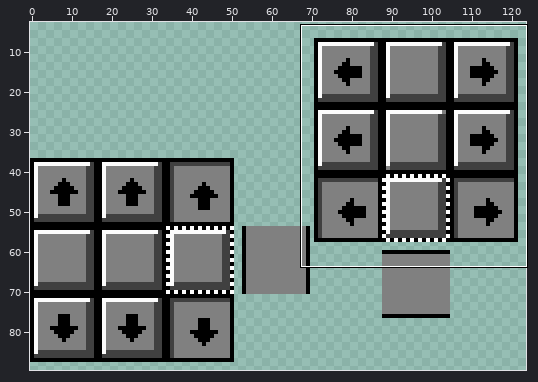
Sprite sheet, stored at images/window/scrollbars.png. The picture above shows the old version from afar; the outline marks the close-up.
Close-up. As it was:
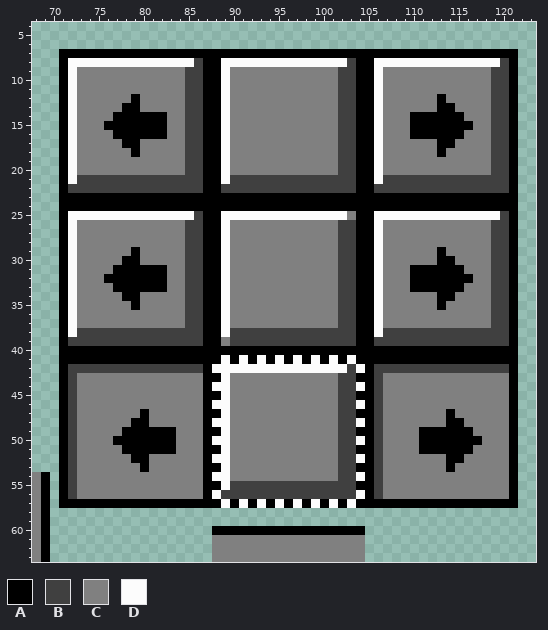
The file is 124x90 pixels. Shown: x 68..123, y 4..63. The wide view leaves out empty margins. The commit also changed other parts of the picture, which this record leaves out.
Palette (. is transparent): A #000000  B #404040  C #808080  D #fcfcfc
Pixels before (only the part around the change), first column x 68:
 4 ........................................................
 5 ........................................................
 6 ........................................................
 7 ...AAAAAAAAAAAAAAAAAAAAAAAAAAAAAAAAAAAAAAAAAAAAAAAAAAA..
 8 ...ADDDDDDDDDDDDDDBAADDDDDDDDDDDDDDBAADDDDDDDDDDDDDDBA..
 9 ...ADCCCCCCCCCCCCBBAADCCCCCCCCCCCCBBAADCCCCCCCCCCCCBBA..
10 ...ADCCCCCCCCCCCCBBAADCCCCCCCCCCCCBBAADCCCCCCCCCCCCBBA..
11 ...ADCCCCCCCCCCCCBBAADCCCCCCCCCCCCBBAADCCCCCCCCCCCCBBA..
12 ...ADCCCCCCACCCCCBBAADCCCCCCCCCCCCBBAADCCCCCCACCCCCBBA..
13 ...ADCCCCCAACCCCCBBAADCCCCCCCCCCCCBBAADCCCCCCAACCCCBBA..
14 ...ADCCCCAAAAAACCBBAADCCCCCCCCCCCCBBAADCCCAAAAAACCCBBA..
15 ...ADCCCAAAAAAACCBBAADCCCCCCCCCCCCBBAADCCCAAAAAAACCBBA..
16 ...ADCCCCAAAAAACCBBAADCCCCCCCCCCCCBBAADCCCAAAAAACCCBBA..
17 ...ADCCCCCAACCCCCBBAADCCCCCCCCCCCCBBAADCCCCCCAACCCCBBA..
18 ...ADCCCCCCACCCCCBBAADCCCCCCCCCCCCBBAADCCCCCCACCCCCBBA..
19 ...ADCCCCCCCCCCCCBBAADCCCCCCCCCCCCBBAADCCCCCCCCCCCCBBA..
20 ...ADCCCCCCCCCCCCBBAADCCCCCCCCCCCCBBAADCCCCCCCCCCCCBBA..
21 ...ADBBBBBBBBBBBBBBAADBBBBBBBBBBBBBBAADBBBBBBBBBBBBBBA..
22 ...ABBBBBBBBBBBBBBBAABBBBBBBBBBBBBBBAABBBBBBBBBBBBBBBA..
23 ...AAAAAAAAAAAAAAAAAAAAAAAAAAAAAAAAAAAAAAAAAAAAAAAAAAA..
24 ...AAAAAAAAAAAAAAAAAAAAAAAAAAAAAAAAAAAAAAAAAAAAAAAAAAA..
25 ...ADDDDDDDDDDDDDDBAADDDDDDDDDDDDDDCAADDDDDDDDDDDDDDBA..
26 ...ADCCCCCCCCCCCCBBAADCCCCCCCCCCCCBBAADCCCCCCCCCCCCBBA..
27 ...ADCCCCCCCCCCCCBBAADCCCCCCCCCCCCBBAADCCCCCCCCCCCCBBA..
28 ...ADCCCCCCCCCCCCBBAADCCCCCCCCCCCCBBAADCCCCCCCCCCCCBBA..
29 ...ADCCCCCCACCCCCBBAADCCCCCCCCCCCCBBAADCCCCCCACCCCCBBA..
30 ...ADCCCCCAACCCCCBBAADCCCCCCCCCCCCBBAADCCCCCCAACCCCBBA..
31 ...ADCCCCAAAAAACCBBAADCCCCCCCCCCCCBBAADCCCAAAAAACCCBBA..
32 ...ADCCCAAAAAAACCBBAADCCCCCCCCCCCCBBAADCCCAAAAAAACCBBA..
33 ...ADCCCCAAAAAACCBBAADCCCCCCCCCCCCBBAADCCCAAAAAACCCBBA..
34 ...ADCCCCCAACCCCCBBAADCCCCCCCCCCCCBBAADCCCCCCAACCCCBBA..
35 ...ADCCCCCCACCCCCBBAADCCCCCCCCCCCCBBAADCCCCCCACCCCCBBA..
36 ...ADCCCCCCCCCCCCBBAADCCCCCCCCCCCCBBAADCCCCCCCCCCCCBBA..
37 ...ADCCCCCCCCCCCCBBAADCCCCCCCCCCCCBBAADCCCCCCCCCCCCBBA..
38 ...ADBBBBBBBBBBBBBBAADBBBBBBBBBBBBBBAADBBBBBBBBBBBBBBA..
39 ...ABBBBBBBBBBBBBBBAACBBBBBBBBBBBBBBAABBBBBBBBBBBBBBBA..
40 ...AAAAAAAAAAAAAAAAAAAAAAAAAAAAAAAAAAAAAAAAAAAAAAAAAAA..
41 ...AAAAAAAAAAAAAAAAAADADADADADADADADAAAAAAAAAAAAAAAAAA..
42 ...ABBBBBBBBBBBBBBBADDDDDDDDDDDDDDDBDABBBBBBBBBBBBBBBA..
43 ...ABCCCCCCCCCCCCCCAADCCCCCCCCCCCCBBAABCCCCCCCCCCCCCCA..
44 ...ABCCCCCCCCCCCCCCADDCCCCCCCCCCCCBBDABCCCCCCCCCCCCCCA..
45 ...ABCCCCCCCCCCCCCCAADCCCCCCCCCCCCBBAABCCCCCCCCCCCCCCA..
46 ...ABCCCCCCCCCCCCCCADDCCCCCCCCCCCCBBDABCCCCCCCCCCCCCCA..
47 ...ABCCCCCCCACCCCCCAADCCCCCCCCCCCCBBAABCCCCCCCACCCCCCA..
48 ...ABCCCCCCAACCCCCCADDCCCCCCCCCCCCBBDABCCCCCCCAACCCCCA..
49 ...ABCCCCCAAAAAACCCAADCCCCCCCCCCCCBBAABCCCCAAAAAACCCCA..
50 ...ABCCCCAAAAAAACCCADDCCCCCCCCCCCCBBDABCCCCAAAAAAACCCA..
51 ...ABCCCCCAAAAAACCCAADCCCCCCCCCCCCBBAABCCCCAAAAAACCCCA..
52 ...ABCCCCCCAACCCCCCADDCCCCCCCCCCCCBBDABCCCCCCCAACCCCCA..
53 ...ABCCCCCCCACCCCCCAADCCCCCCCCCCCCBBAABCCCCCCCACCCCCCA..
54 CA.ABCCCCCCCCCCCCCCADDCCCCCCCCCCCCBBDABCCCCCCCCCCCCCCA..
55 CA.ABCCCCCCCCCCCCCCAADBBBBBBBBBBBBBBAABCCCCCCCCCCCCCCA..
56 CA.ABCCCCCCCCCCCCCCADBBBBBBBBBBBBBBBDABCCCCCCCCCCCCCCA..
57 CA.AAAAAAAAAAAAAAAAAADADADADADADADADAAAAAAAAAAAAAAAAAA..
58 CA......................................................
59 CA......................................................
60 CA..................AAAAAAAAAAAAAAAAA...................
61 CA..................CCCCCCCCCCCCCCCCC...................
62 CA..................CCCCCCCCCCCCCCCCC...................
63 CA..................CCCCCCCCCCCCCCCCC...................
After the commit:
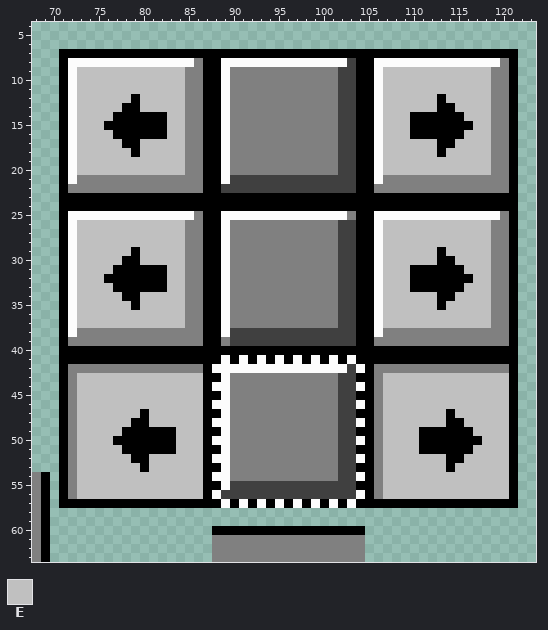
Colours new in this view: E #c0c0c0
Change:
Changed rows in their new state; - is an unchanged pixel.
first column x 72:
 8 --------------C---------------------------------C
 9 -EEEEEEEEEEEECC--------------------EEEEEEEEEEEECC
10 -EEEEEEEEEEEECC--------------------EEEEEEEEEEEECC
11 -EEEEEEEEEEEECC--------------------EEEEEEEEEEEECC
12 -EEEEEE-EEEEECC--------------------EEEEEE-EEEEECC
13 -EEEEE--EEEEECC--------------------EEEEEE--EEEECC
14 -EEEE------EECC--------------------EEE------EEECC
15 -EEE-------EECC--------------------EEE-------EECC
16 -EEEE------EECC--------------------EEE------EEECC
17 -EEEEE--EEEEECC--------------------EEEEEE--EEEECC
18 -EEEEEE-EEEEECC--------------------EEEEEE-EEEEECC
19 -EEEEEEEEEEEECC--------------------EEEEEEEEEEEECC
20 -EEEEEEEEEEEECC--------------------EEEEEEEEEEEECC
21 -CCCCCCCCCCCCCC--------------------CCCCCCCCCCCCCC
22 CCCCCCCCCCCCCCC-------------------CCCCCCCCCCCCCCC
25 --------------C---------------------------------C
26 -EEEEEEEEEEEECC--------------------EEEEEEEEEEEECC
27 -EEEEEEEEEEEECC--------------------EEEEEEEEEEEECC
28 -EEEEEEEEEEEECC--------------------EEEEEEEEEEEECC
29 -EEEEEE-EEEEECC--------------------EEEEEE-EEEEECC
30 -EEEEE--EEEEECC--------------------EEEEEE--EEEECC
31 -EEEE------EECC--------------------EEE------EEECC
32 -EEE-------EECC--------------------EEE-------EECC
33 -EEEE------EECC--------------------EEE------EEECC
34 -EEEEE--EEEEECC--------------------EEEEEE--EEEECC
35 -EEEEEE-EEEEECC--------------------EEEEEE-EEEEECC
36 -EEEEEEEEEEEECC--------------------EEEEEEEEEEEECC
37 -EEEEEEEEEEEECC--------------------EEEEEEEEEEEECC
38 -CCCCCCCCCCCCCC--------------------CCCCCCCCCCCCCC
39 CCCCCCCCCCCCCCC-------------------CCCCCCCCCCCCCCC
42 CCCCCCCCCCCCCCC-------------------CCCCCCCCCCCCCCC
43 CEEEEEEEEEEEEEE-------------------CEEEEEEEEEEEEEE
44 CEEEEEEEEEEEEEE-------------------CEEEEEEEEEEEEEE
45 CEEEEEEEEEEEEEE-------------------CEEEEEEEEEEEEEE
46 CEEEEEEEEEEEEEE-------------------CEEEEEEEEEEEEEE
47 CEEEEEEE-EEEEEE-------------------CEEEEEEE-EEEEEE
48 CEEEEEE--EEEEEE-------------------CEEEEEEE--EEEEE
49 CEEEEE------EEE-------------------CEEEE------EEEE
50 CEEEE-------EEE-------------------CEEEE-------EEE
51 CEEEEE------EEE-------------------CEEEE------EEEE
52 CEEEEEE--EEEEEE-------------------CEEEEEEE--EEEEE
53 CEEEEEEE-EEEEEE-------------------CEEEEEEE-EEEEEE
54 CEEEEEEEEEEEEEE-------------------CEEEEEEEEEEEEEE
55 CEEEEEEEEEEEEEE-------------------CEEEEEEEEEEEEEE
56 CEEEEEEEEEEEEEE-------------------CEEEEEEEEEEEEEE
Pixel boxes of the changes (left, top, right, bottom) in both close-ups:
changed: (68, 58, 203, 499)
changed: (374, 58, 509, 499)
